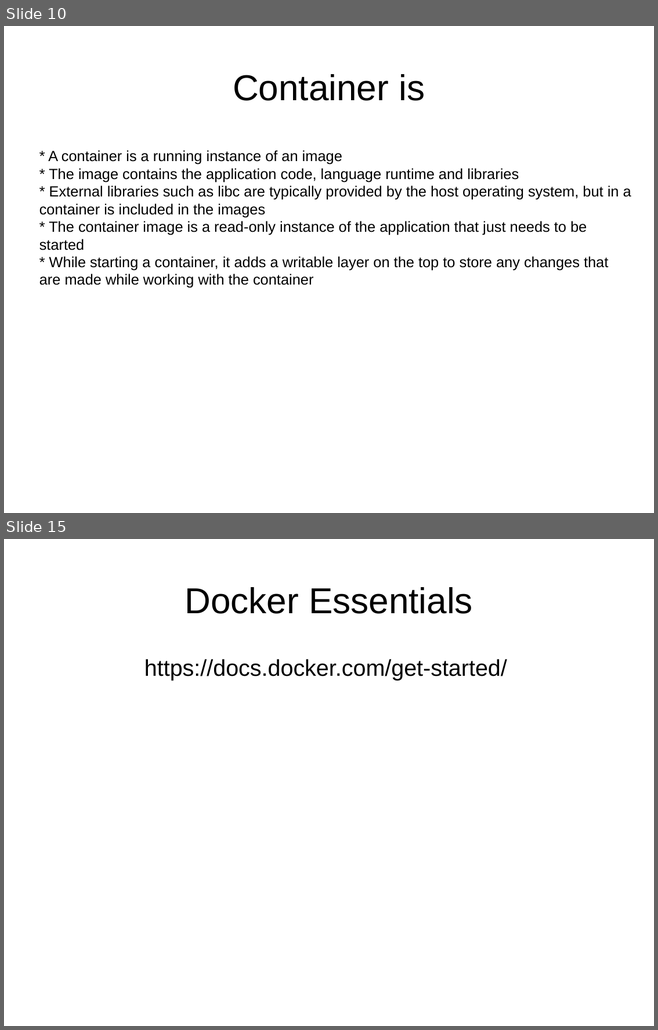
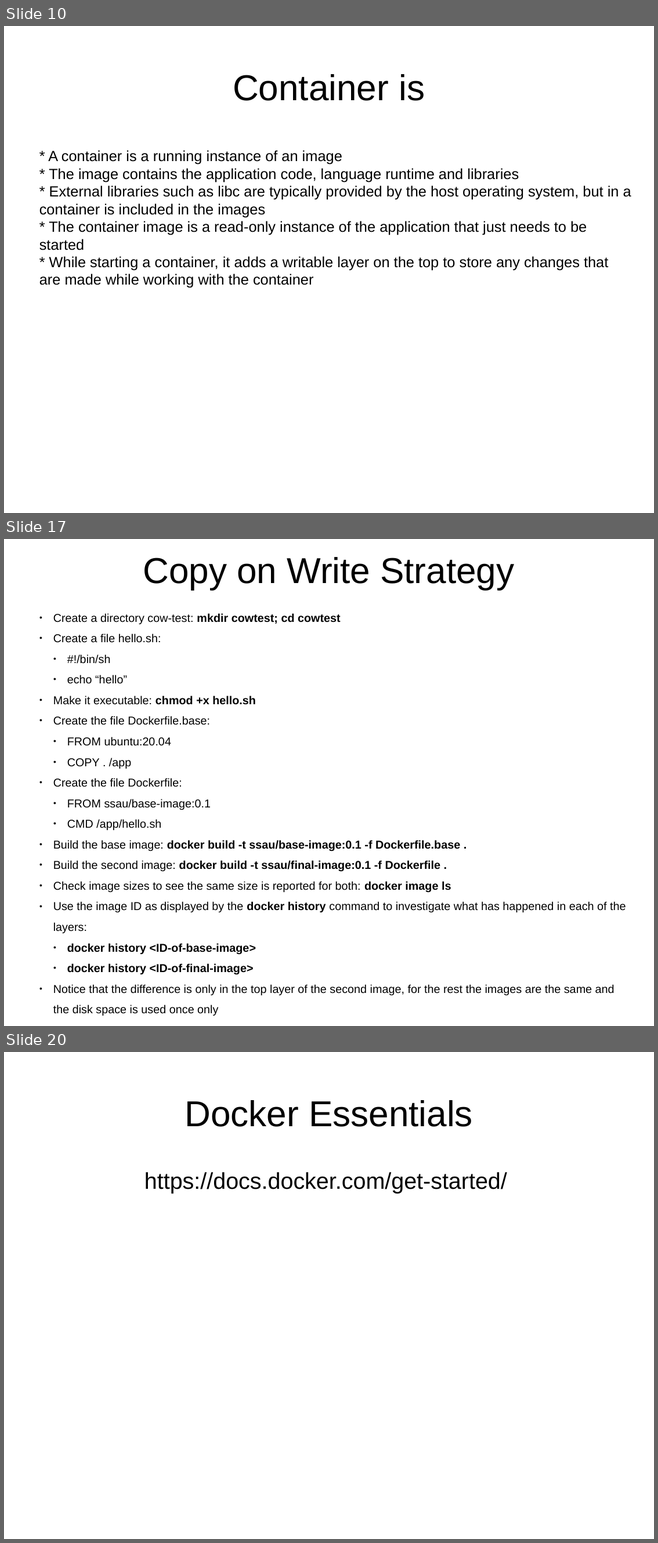
Before and after one commit to j-avdeev/DevOps, a slide deck: Lec presentations/DevOps - lec2 - RAID VM Docker.odp. Shown one above the other, each under a label of ours: slides 10 and 15 before the commit, slides 10, 17 and 20 after it; the slides between them are not shown. The pictures are 658x1030 and 658x1543 pixels, drawn with LibreOffice and Linux fonts; fonts in the diff are those of the drawing. Boxes give left, top, right and bottom in pixels: in the first picture for what was removed or moved away, otherwise in the second. Text is boxed around its words. In the diff, an @@ line names an element or a change of style, - is before the commit and + after.

Commit message:
upd Docker presentation

```diff
--- a/Lec presentations/DevOps - lec2 - RAID VM Docker.odp
+++ b/Lec presentations/DevOps - lec2 - RAID VM Docker.odp
@@ slide 17 added at [4, 539, 654, 1026], background #FFFFFF @@
@@ title added at [143, 557, 514, 589], 44 pt, text #000000 @@
+Copy on Write Strategy
@@ text added at [53, 613, 625, 995], 14 pt, text #000000 @@
+● Create a directory cow-test: mkdir cowtest; cd cowtest
+● Create a file hello.sh:
+  ● #!/bin/sh
+  ● echo “hello”
+● Make it executable: chmod +x hello.sh
+● Create the file Dockerfile.base:
+  ● FROM ubuntu:20.04
+  ● COPY . /app
+● Create the file Dockerfile:
+  ● FROM ssau/base-image:0.1
+  ● CMD /app/hello.sh
+● Build the base image: docker build -t ssau/base-image:0.1 -f Dockerfile.base .
+● Build the second image: docker build -t ssau/final-image:0.1 -f Dockerfile .
+● Check image sizes to see the same size is reported for both: docker image ls
+● Use the image ID as displayed by the docker history command to investigate what has happened in each of the layers:
+  ● docker history <ID-of-base-image>
+  ● docker history <ID-of-final-image>
+● Notice that the difference is only in the top layer of the second image, for the rest the images are the same and the disk space is used once only
@@ what was slide 15 is now slide 20 @@
```
Also in this commit, not shown: 4 slides changed, 4 other slides added, 2 other files.
